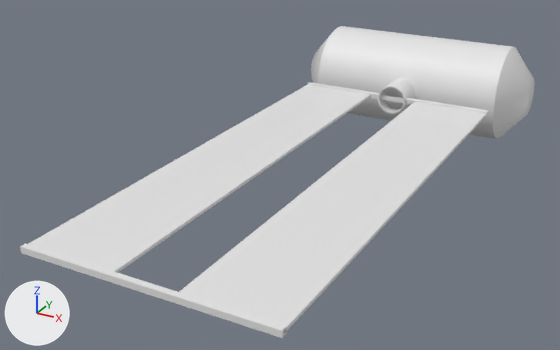
What one commit did to the Blender file data/models/station.blend.
Both versions are drawn from a 50 mm camera at (10.9, -32.8, 10.2) aimed at (-2.0, -9.4, -1.5). The axes (+X, +Y, +Z) are drawn at lower left. The lights are the same throughout.

Objects in the first picture: 'module', 'solar_panel'.
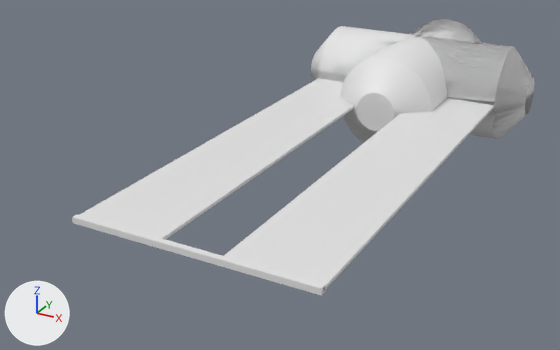
Where the newer file only moved an object's origin or applied its transform, the numbers keep the older frame.

What differs and where, as boxes (x1, y1, x2, y2) in the pictures (560 x 350 px):
```json
{"object": "solar_panel", "change": "moved", "before": [20, 78, 488, 338], "after": [72, 78, 494, 295]}
{"object": "module_4", "change": "added", "after": [311, 20, 535, 142], "faces in mat_module_002 (white #e7e7e7)": [340, 20, 477, 142], "faces in mat_module_001 (white #e7e7e7)": [311, 36, 535, 130]}
{"object": "module_3", "change": "added", "after": [411, 20, 481, 43]}
{"object": "module", "change": "unchanged, covered by the edit", "before": [311, 26, 535, 139], "after": [311, 26, 535, 139]}
```

The change, as JSON lines over the scene's bpy script:
```json
{"op": "add", "block": "mat_module_004", "code": ["mat_module_004 = principled_material('module.004')", "mat_module_004.base_color = (0.8, 0.8, 0.8)  # white #e7e7e7"]}
{"op": "add", "block": "mat_module_003", "code": ["mat_module_003 = principled_material('module.003')", "mat_module_003.base_color = (0.8, 0.8, 0.8)  # white #e7e7e7"]}
{"op": "add", "block": "mat_module_001", "code": ["mat_module_001 = principled_material('module.001')", "mat_module_001.base_color = (0.8, 0.8, 0.8)  # white #e7e7e7"]}
{"op": "add", "block": "mat_module_002", "code": ["mat_module_002 = principled_material('module.002')", "mat_module_002.base_color = (0.8, 0.8, 0.8)  # white #e7e7e7"]}
{"op": "add", "block": "me_cylinder_003", "code": ["me_cylinder_003 = bpy.data.meshes.new('Cylinder.003')", "me_cylinder_003.from_pydata(...)  # 256 vertices, 196 faces; spans x -5.0..5.0, y -2.0..5.0, z -2.0..2.0", "# faces by material slot: [98, 98]", "me_cylinder_003.materials.append(mat_module_004)  # white #e7e7e7", "me_cylinder_003.materials.append(mat_module_003)  # white #e7e7e7"]}
{"op": "add", "block": "me_cylinder_002", "code": ["me_cylinder_002 = bpy.data.meshes.new('Cylinder.002')", "me_cylinder_002.from_pydata(...)  # 256 vertices, 196 faces; spans x -5.0..5.0, y -5.0..5.0, z -2.0..2.0", "# faces by material slot: [98, 98]", "me_cylinder_002.materials.append(mat_module_002)  # white #e7e7e7", "me_cylinder_002.materials.append(mat_module_001)  # white #e7e7e7"]}
{"op": "set", "path": "ob_solar_panel.location", "old": "(0.0, 0.0, 0.0)", "new": "(0.0, 2.0, 0.0)"}
{"op": "add", "block": "ob_module_3", "code": ["ob_module_3 = bpy.data.objects.new('module_3', me_cylinder_003)", "ob_module_3.location = (0.0, 0.0, 0.0)"]}
{"op": "add", "block": "ob_module_4", "code": ["ob_module_4 = bpy.data.objects.new('module_4', me_cylinder_002)", "ob_module_4.location = (0.0, 0.0, 0.0)"]}
```
